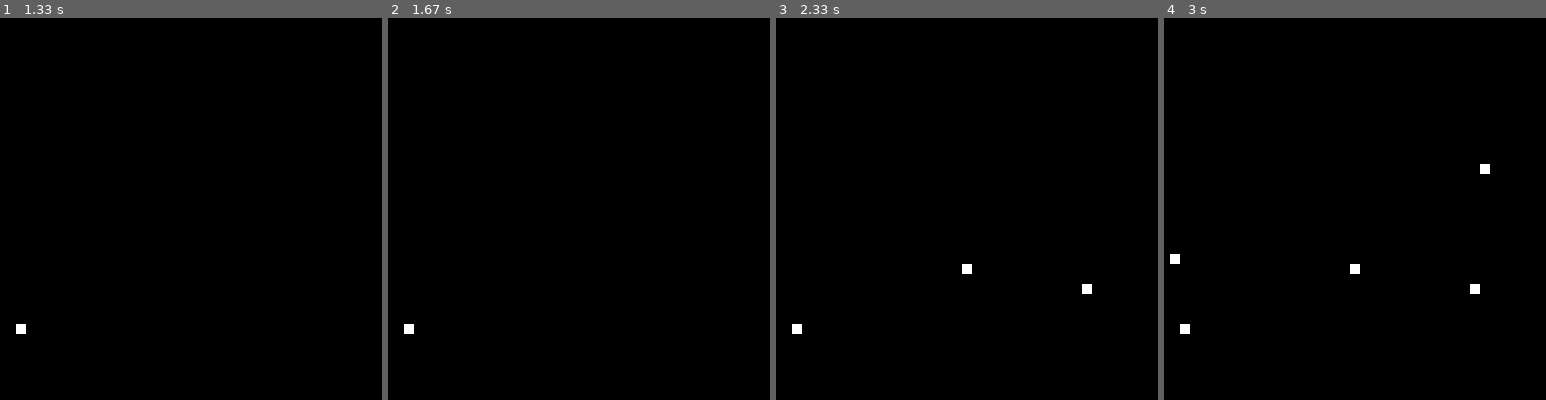
Above: before the commit, frames 1-4 (left to right).
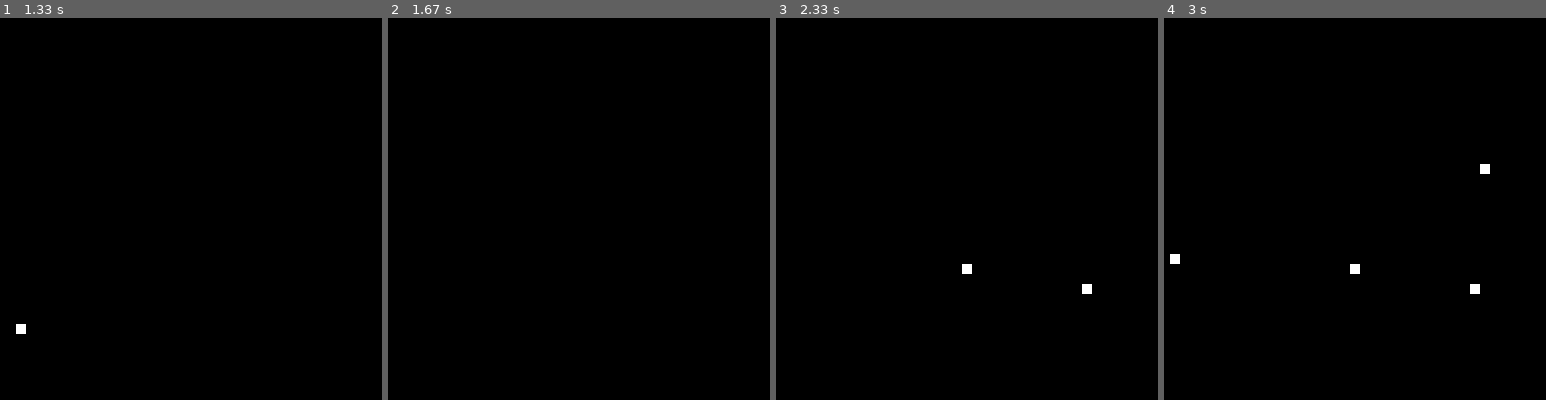
Above: after the commit, the same moments.

Repository: l-n-s-y/PyGameOfLife
Game: pygame game, started from main.py
Two runs of this game, one before a commit and one after it. Both use one fixed random seed, a clock stepped at 60 frames per second and the inputs below.
Inputs (mouse positions are in pixels of both pictures, inside the frame that each line leads up to):
- Up to frame 1 (1.33 s): hold Esc 0.33-0.8 s; move the mouse to (164, 231) at 0.37 s; tap Esc at 0.83 s; click (22, 331) at 1.25 s
- Up to frame 2 (1.67 s): tap G at 1.53 s
- Up to frame 3 (2.33 s): click (963, 262) at 1.92 s; click (1089, 289) at 2.25 s
- Up to frame 4 (3 s): click (1481, 163) at 2.58 s; click (1179, 258) at 2.92 s

Frame 1 is identical in both runs. In frame 2, less than 0.1% of the frame differs, in the area x 4-7%, y 80-83%; in frame 3, less than 0.1%; in frame 4, less than 0.1%.

Commit message:
Editor: Added hotkeys: g - clear, t - reset

Diff:
--- a/main.py
+++ b/main.py
@@ -65,9 +65,10 @@
                 pass
     return total_neighbours
 
-currentFPS = 800
+current_fps = 800
+start_grid = []
 while True:
-    pygame.time.Clock().tick(currentFPS)
+    pygame.time.Clock().tick(current_fps)
     for event in pygame.event.get():
         if event.type == pygame.QUIT or event.type == pygame.KEYDOWN and event.key == pygame.K_q:
             exit()
@@ -75,19 +76,30 @@
         if event.type == pygame.KEYDOWN:
             if event.key == pygame.K_ESCAPE:
                 if drawing:
+                    start_grid = grid
                     pygame.display.set_caption(run_caption)
-                    currentFPS = 10
+                    current_fps = 10
                     drawing = False
                 else:
                     pygame.display.set_caption(draw_caption)
-                    currentFPS = 800
+                    current_fps = 800
                     drawing = True
 
-            if event.key == pygame.K_UP:
-                currentFPS += 5
-            if event.key == pygame.K_DOWN:
-                currentFPS -= 5
-                currentFPS = max(1,currentFPS)
+
+            if drawing:
+                if event.key == pygame.K_g:
+                    grid = [[0 for x in range(column_count)] for y in range(row_count)]
+
+                if event.key == pygame.K_t:
+                    grid = start_grid
+
+            else:
+                if event.key == pygame.K_UP:
+                    current_fps += 5
+                if event.key == pygame.K_DOWN:
+                    current_fps -= 5
+                    current_fps = max(1,current_fps)
+
 
     if (drawing):
         x_pos,y_pos = pygame.mouse.get_pos()
